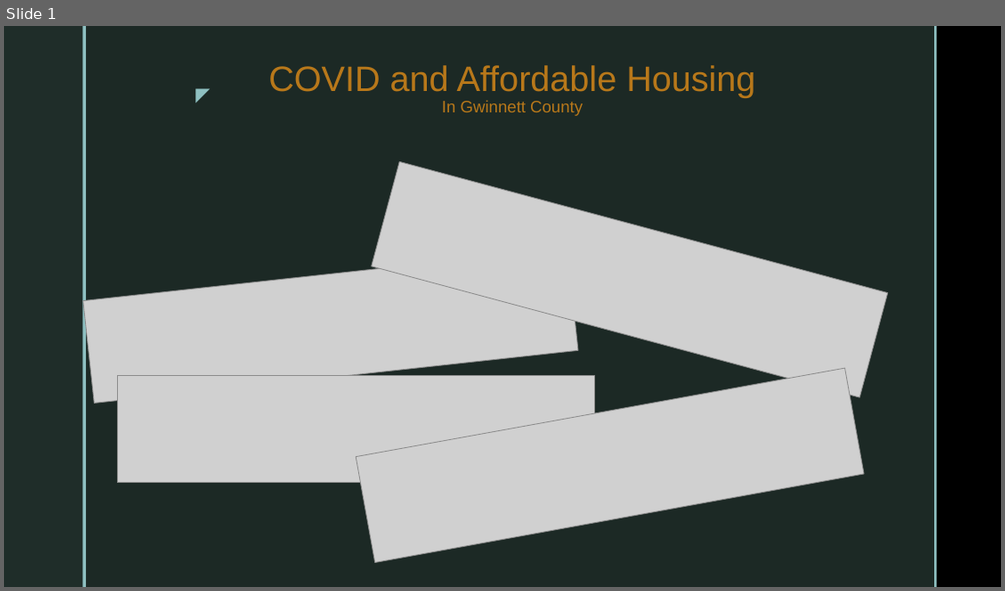
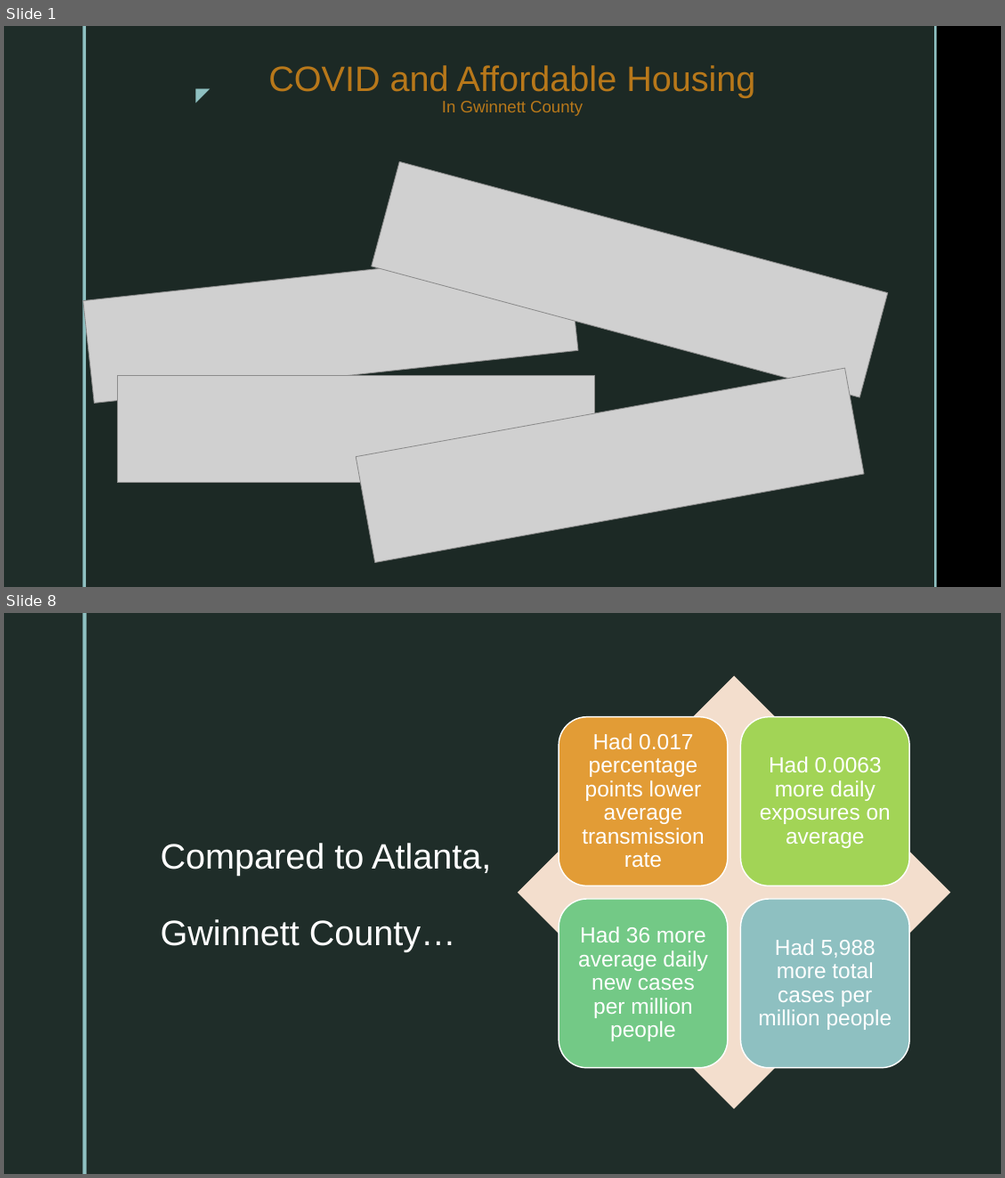
Before and after one commit to CaseCal/housing-covid-transmission, a slide deck: COVID and Affordable Housing.pptx. Shown one above the other, each under a label of ours: slide 1 before the commit, slides 1 and 8 after it; the slides between them are not shown. The pictures are 1005x591 and 1005x1178 pixels, drawn with LibreOffice and Linux fonts; fonts in the diff are those of the drawing; grey boxes stand for pictures; background and template pictures are left out. Boxes give left, top, right and bottom in pixels: in the first picture for what was removed or moved away, otherwise in the second. Text is boxed around its words. In the diff, an @@ line names an element or a change of style, - is before the commit and + after.

```diff
--- a/COVID and Affordable Housing.pptx
+++ b/COVID and Affordable Housing.pptx
@@ slide 8 added at [4,613,1001,1174], background picture (left out); not listed: 2 template elements that a slide beside it also shows @@
@@ rectangle added at [4,613,82,1174], fill #1F2D29 @@
@@ rectangle added at [82,613,86,1174], fill #8EC0C1 @@
@@ rectangle added at [86,613,1001,1174], fill #1F2D29 @@
@@ title added at [161,843,491,951], 34 pt, text #FFFFFF @@
+Compared to Atlanta,
+Gwinnett County…
@@ group added at [518,676,951,1109]: 4 rounded rectangles, 4 texts, 1 diamond @@
+Had 0.017 percentage points lower average transmission rate
+Had 0.0063 more daily exposures on average
+Had 36 more average daily new cases per million people
+Had 5,988 more total cases per million people
```
Also in this commit, not shown: 2 slides changed, 7 other slides added, 1 other file.
